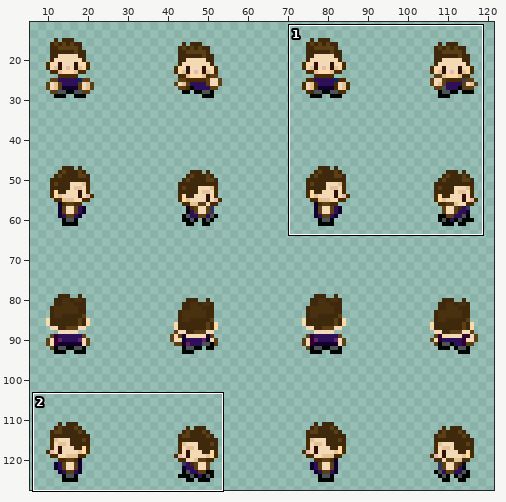
Two versions of one sprite sheet, images/characters/7.png. Above, an overview of the earlier version with the close-up marked.
Close-up. First the earlier version:
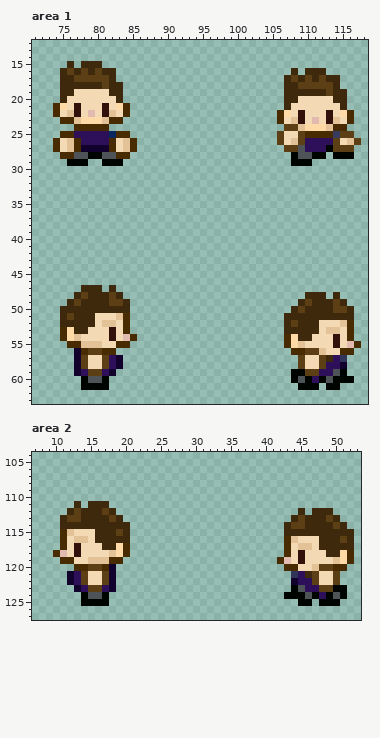
The file is 128x128 pixels. Pixels under 10% opacity are left out. Colours within 5 levels of each other are drawn and written as one. Shown: area 1: x 71..118, y 12..63; area 2: x 7..53, y 104..127. The wide view leaves out empty margins. The commit also changed other parts of the picture, which this record leaves out.
Now the later version:
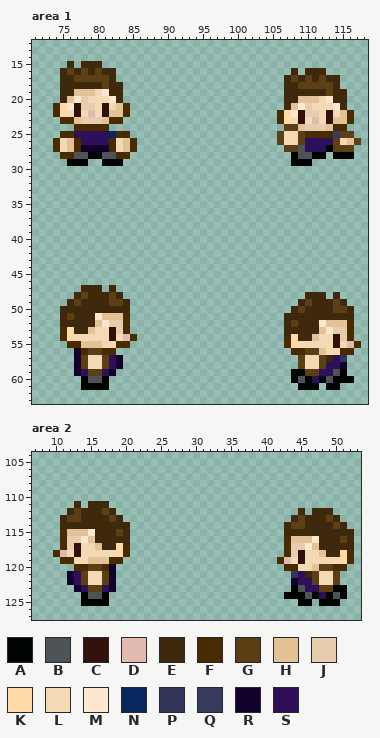
Palette (. is transparent): A #000400  B #4d5357  C #32110b  D #e3baaf  E #3e290c  F #492b01  G #5d3f15  H #e3c297  J #e5cdad  K #ffd9a6  L #f4d9b5  M #fbe8ce  N #08275e  P #303559  Q #363b5f  R #13012d  S #2e105a
Difference:
--- area 1
@@ x 71..118 @@
 18 ....EEEEEEGEE.......................EEGGGGGE....
-19 ....EELLLLLEE.......................EEEEEEGEE...
-20 ....ELLLLLLLE.......................EELLLLLEE...
-21 ...FKLCLLLCLKF......................ELLLLLLLE...
-22 ...FLHCLDLCHLF.....................FKLCLLLCLKF..
-23 ....FFHKKKHFF......................FLHCLDLCHLF..
-24 ......FFFFF.........................GGHKKKHFF...
+19 ....EEHHHLMEE.......................EEEEEEGEE...
+20 ....EHMJLLLME.......................EEHHHLMEE...
+21 ...FKMCJJLCLHF......................EHMJLLLME...
+22 ...FKLCLDLCHHF.....................FKMCJJLCLHF..
+23 ....FFHJJJHFF......................FKLCLDLCHHF..
+24 ......FFFFF.........................GGHJJJHFF...
 25 ....FFSSSSSNFF.....................GLLGFFFFQGG..
-26 ...FLHFSSSSFLHF....................GLHGSSSSGLHG.
+26 ...FLHFSSSSFLHF....................GLLGSSSSGLHG.
 27 ...FLHFRRRRFLHF.....................GGBSSSAGGG..
@@ x 71..118 @@
 50 ....EEEEEEEEEE.......................EGEEEEGGE..
-51 ....EGEEELLLHF......................EEEEEEEEEE..
-52 ....EEEEELHHLF......................EGEEELLLHF..
-53 ....FKEELLLCLF......................EEEEELHHLF..
-54 ....FKHLLLLCLDF.....................FKEELLLCLF..
-55 .....FFHHHLLFF......................FKHLLLLCLDF.
+51 ....EGEEEMHHHF......................EEEEEEEEEE..
+52 ....EEEEEHMJJF......................EGEEEMHHHF..
+53 ....FKEEHLLCJF......................EEEEEHMJJF..
+54 ....FKLLLLLCLDF.....................FKEEHLLCJF..
+55 .....FFHHHLLFF......................FKLLLLLCLDF.
 56 ......RFGGFF.........................FFGGHLLFF..
--- area 2
@@ x 7..53 @@
 114 ....EEEEEEEEEE......................EGGEEEEGE..
-115 ....FHLLLEEEGE......................EEEEEEEEEE.
-116 ....FLHHLEEEEE......................FHLLLEEEGE.
-117 ....FLCLLLEEKF......................FLHHLEEEEE.
-118 ...FDLCLLLLHKF......................FLCLLLEEKF.
-119 ....FFLLHHHFF......................FDLCLLLLHKF.
+115 ....FHHHMEEEGE......................EEEEEEEEEE.
+116 ....FJJMHEEEEE......................FHHHMEEEGE.
+117 ....FJCLLHEEKF......................FJJMHEEEEE.
+118 ...FDLCLLLLLKF......................FJCLLHEEKF.
+119 ....FFLLHHHFF......................FDLCLLLLLKF.
 120 ......FFGGFR........................FFLLHGGFF..
Boxes around the changes in both close-ups, in picture pixels (x1, y1, x2, y2):
changed: (60, 89, 123, 124)
changed: (284, 96, 347, 145)
changed: (74, 313, 123, 341)
changed: (298, 320, 347, 348)
changed: (67, 529, 116, 557)
changed: (291, 536, 340, 564)
